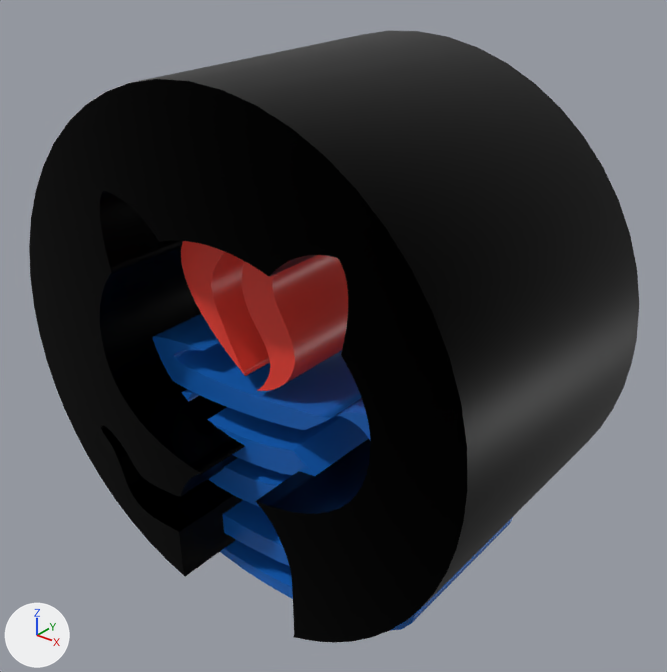
What one commit did to the glTF model public/models/github.glb.
The view is the same before and after, from a 50 mm lens placed at (0.139, -0.1055, 0.1162), pointed at (0.0546, 0.0, 0.0508). Lighting does not change. The marker at lower left points along +X, +Y and +Z. Where no turn or scale is listed for an object, it has been applied to the vertices.

Before the edit, the objects in view are built like this:
```python
ob_curve = bpy.data.objects.new('Curve', me_curve_032)
ob_curve.location = (0.0, 0.0, 0.0)
ob_curve_001 = bpy.data.objects.new('Curve.001', me_curve_033)
ob_curve_001.location = (0.0, 0.0, 0.0)
ob_curve_002 = bpy.data.objects.new('Curve.002', me_curve_034)
ob_curve_002.location = (0.0, 0.0, 0.0)
ob_curve_003 = bpy.data.objects.new('Curve.003', me_curve_035)
ob_curve_003.location = (0.0, 0.0, 0.0)
ob_curve_004 = bpy.data.objects.new('Curve.004', me_curve_036)
ob_curve_004.location = (0.0, 0.0, 0.0)
ob_curve_005 = bpy.data.objects.new('Curve.005', me_curve_037)
ob_curve_005.location = (0.0, 0.0, 0.0)
ob_curve_006 = bpy.data.objects.new('Curve.006', me_curve_038)
ob_curve_006.location = (0.0, 0.0, 0.0)
ob_curve_007 = bpy.data.objects.new('Curve.007', me_curve_039)
ob_curve_007.location = (0.0, 0.0, 0.0)
```
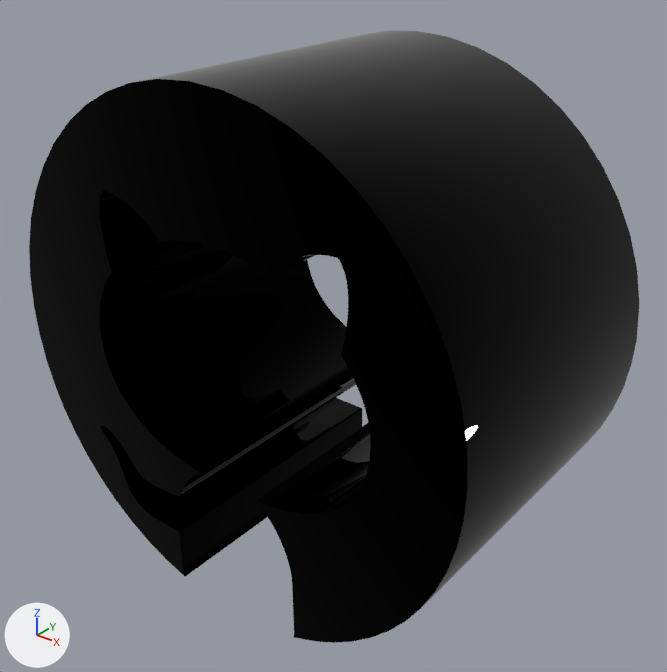
The newer file is also rescaled (x1.64) as a whole; pictures and numbers use the older file's frame.

Patch to the scene script:
```diff
--- a/public/models/github.glb.py
+++ b/public/models/github.glb.py
@@ mat_svgmat_024 @@
+mat_svgmat_024 = principled_material('SVGMat.024')
+mat_svgmat_024.base_color = (0.0, 0.0, 0.0)  # black #000000
+mat_svgmat_024.metallic = 1.0
+mat_svgmat_024.roughness = 0.0
@@ me_curve_039 @@
 me_curve_039.from_pydata(...)  # 648 vertices, 1292 faces; spans x 0.0106..0.0952, y -0.0262..0.0248, z 0.0116..0.0955
-me_curve_039.materials.append(mat_svgmat_020)  # black #000000
+me_curve_039.materials.append(mat_svgmat_024)  # black #000000
@@ ob_curve @@
-ob_curve = bpy.data.objects.new('Curve', me_curve_032)
-ob_curve.location = (0.0, 0.0, 0.0)
@@ ob_curve_001 @@
-ob_curve_001 = bpy.data.objects.new('Curve.001', me_curve_033)
-ob_curve_001.location = (0.0, 0.0, 0.0)
@@ ob_curve_002 @@
-ob_curve_002 = bpy.data.objects.new('Curve.002', me_curve_034)
-ob_curve_002.location = (0.0, 0.0, 0.0)
@@ ob_curve_003 @@
-ob_curve_003 = bpy.data.objects.new('Curve.003', me_curve_035)
-ob_curve_003.location = (0.0, 0.0, 0.0)
@@ ob_curve_004 @@
-ob_curve_004 = bpy.data.objects.new('Curve.004', me_curve_036)
-ob_curve_004.location = (0.0, 0.0, 0.0)
@@ ob_curve_005 @@
-ob_curve_005 = bpy.data.objects.new('Curve.005', me_curve_037)
-ob_curve_005.location = (0.0, 0.0, 0.0)
@@ ob_curve_006 @@
-ob_curve_006 = bpy.data.objects.new('Curve.006', me_curve_038)
-ob_curve_006.location = (0.0, 0.0, 0.0)
```

Changed parts and their boxes (x1, y1, x2, y2) in the pictures (667 x 672 px):
'Curve.007', recoloured (black to grey)
    both: (136, 31, 639, 631)
'Curve.002', deleted
    before: (152, 314, 370, 440)
'Curve.001', deleted
    before: (242, 255, 348, 391)
'Curve.003', deleted
    before: (181, 389, 368, 476)
'Curve', deleted
    before: (181, 241, 270, 376)
'Curve.006', deleted
    before: (220, 517, 513, 631)
'Curve.005', deleted
    before: (223, 500, 289, 566)
'Curve.004', deleted
    before: (208, 458, 292, 507)
